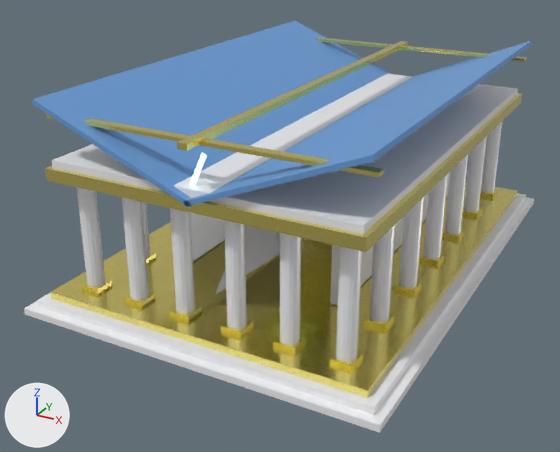
Renders of the glTF model assets/models/temple_zeus.glb from each side of a commit.
One viewpoint serves both versions: a camera (50 mm lens) standing at (15.1, -31.3, 16.6) and looking at (-0.8, -2.3, 2.1). Every picture has the same lights, and +X, +Y and +Z are marked at lower left. The first picture is the older version. Vertices at exactly the same position are counted once.

Names of what the first picture shows: 'Temple_Zeus'.
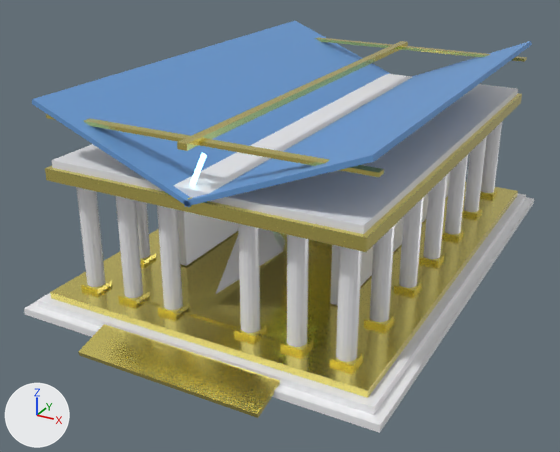
Boxes (x1, y1, x2, y2) around the edits, measured in the pictures (560 x 452 px; the box of a moved part takes in the faces that stretch with it):
part 1 of me_cube, moved or reshaped
    before: (124, 292, 155, 307)
    after: (118, 290, 150, 305)
part 2 of me_cube, moved or reshaped
    before: (170, 305, 202, 321)
    after: (157, 301, 189, 317)
part 3 of me_cube, moved or reshaped
    before: (221, 320, 253, 337)
    after: (234, 324, 267, 341)
part 4 of me_cube, moved or reshaped
    before: (273, 335, 306, 353)
    after: (280, 337, 313, 355)
part 5 of me_cube, moved or reshaped
    before: (122, 197, 301, 345)
    after: (78, 196, 309, 418)

Diff of the bpy script that builds the scene:
```diff
--- a/assets/models/temple_zeus.glb.py
+++ b/assets/models/temple_zeus.glb.py
@@ me_cube @@
 # used by ob_temple_zeus; location = (0.0, 0.0, 0.0)
-me_cube.from_pydata(...)  # 2292 vertices, 4228 faces; spans x -8.0..8.0, y -11.5..11.5, z 0.0..9.2
+me_cube.from_pydata(...)  # 2300 vertices, 4240 faces; spans x -8.0..8.0, y -12.7..11.5, z -0.1..9.2
+# me_cube part 1: the loose piece of 8 vertices spanning x -4.0..-3.0, y -9.8..-8.9, z 0.9..1.1 is moved by (-0.3, 0.0, 0.0)
+# me_cube part 2: the loose piece of 8 vertices spanning x -1.7..-0.8, y -9.8..-8.9, z 0.9..1.1 is moved by (-0.6, 0.0, 0.0)
+# me_cube part 3: the loose piece of 8 vertices spanning x 0.8..1.7, y -9.8..-8.9, z 0.9..1.1 is moved by (0.6, 0.0, 0.0)
+# me_cube part 4: the loose piece of 8 vertices spanning x 3.0..4.0, y -9.8..-8.9, z 0.9..1.1 is moved by (0.3, 0.0, 0.0)
+# me_cube part 5
+# 36 vertices are removed from x -3.9..3.9, y -9.8..-9.0, z 1.2..5.8
+# 182 faces are deleted
+# 4 vertices in x -3.8..3.8, y -9.8..-9.1, z 1.2 move by (0.0, 0.1, 0.0)
+# 4 vertices in x -3.8..3.8, y -9.7..-9.0, z 1.2 move by (0.0, -0.1, 0.0)
+# 4 vertices in x -1.6..-1.3, y -9.8..-9.3, z 1.2..5.8 move by (-0.1, 0.3, 0.0)
+# 4 vertices in x 1.3..1.6, y -9.5..-9.0, z 1.2..5.8 move by (0.1, -0.3, 0.0)
+# 68 vertices move from x -3.9..3.9, y -9.8..-9.0, z 1.2..5.8 to x -4.2..4.2, y -9.8..-9.0, z 1.2..5.8
+# 20 vertices are added at x -4.0..4.0, y -12.7..-9.0, z -0.1..5.8
+# 14 new vertices lie (0.0, 0.0, -4.6) away from vertices in x -3.9..3.9, y -9.8..-9.0, z 1.2..5.8
+# 10 new vertices lie (0.0, 0.0, 4.6) away from vertices in x -3.9..3.9, y -9.8..-9.0, z 1.2
+# 182 new faces join them, mat_zeusmarble (white #f9f9fc)
+# 12 new faces join them, mat_zeusgoldleaf (yellow #f9ea81)
+# other edits to the shape of me_cube do not show in these pictures
 me_cube.materials.append(mat_zeusmarble)
```
